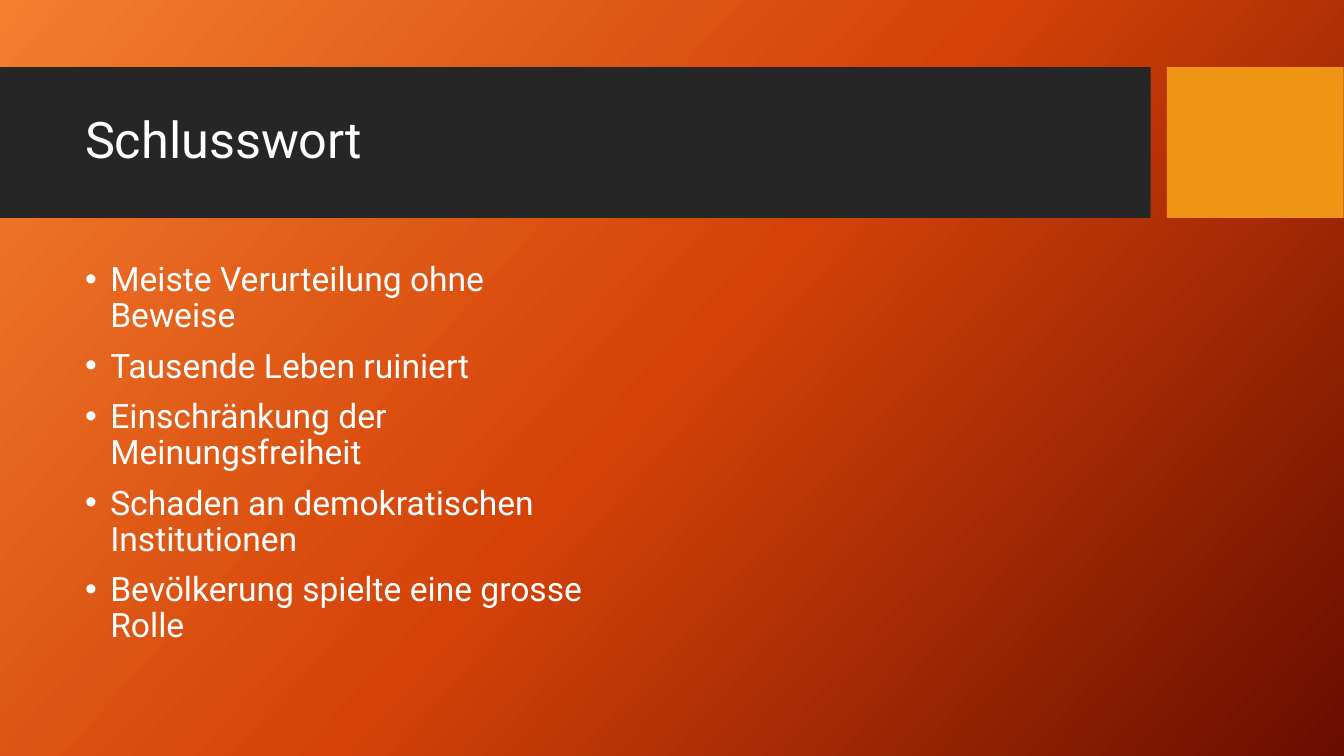
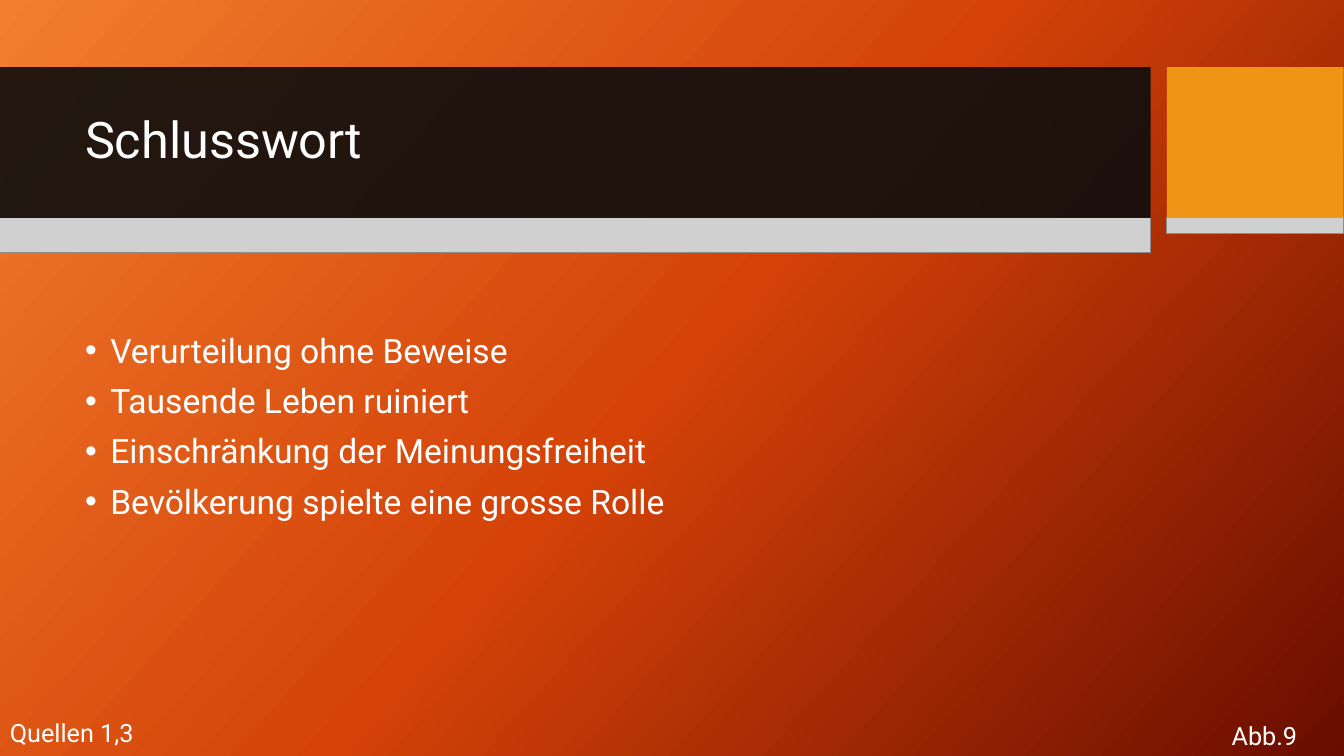
Before and after one commit to AkazeX/Schule, a slide deck: slide 10 of BM/Geschichte/McCathyismus/McCarthyismus.pptx (slide 11 before the commit). Drawn at 1344x756 pixels with LibreOffice and Linux fonts; fonts in the diff are those of the drawing; grey boxes stand for pictures; background and template pictures are left out. Boxes give left, top, right and bottom in pixels: in the first picture for what was removed or moved away, otherwise in the second. Text is boxed around its words. In the diff, an @@ line names an element or a change of style, - is before the commit and + after.

```diff
--- a/BM/Geschichte/McCathyismus/McCarthyismus.pptx
+++ b/BM/Geschichte/McCathyismus/McCarthyismus.pptx
@@ rectangle added at bbox=[0, 0, 1344, 756], fill gradient #F18031 to #D54209 to #6A0D00 @@
@@ rectangle removed at bbox=[0, 68, 1150, 219] @@
@@ rectangle added at bbox=[0, 68, 1150, 219], fill #262626 @@
@@ rectangle added at bbox=[0, 68, 1150, 219], fill #0D0D0D at 90% opacity @@
@@ rectangle removed at bbox=[1168, 68, 1344, 219] @@
@@ rectangle added at bbox=[1168, 68, 1344, 219], fill #F09415 @@
@@ picture added at bbox=[0, 217, 1150, 252] @@
@@ picture added at bbox=[1168, 218, 1344, 234] @@
@@ text "Verurteilung ohne Beweise" at bbox=[110, 337, 664, 521]: vertical alignment top to middle @@
@@ text at bbox=[110, 337, 508, 370]: text changed @@
-• Meiste Verurteilung ohne Beweise
+• Verurteilung ohne Beweise
@@ text at bbox=[110, 489, 533, 552]: paragraph removed @@
-• Schaden an demokratischen Institutionen
@@ text added at bbox=[10, 723, 133, 746], 18 pt, text #FFFFFF @@
+Quellen 1,3
@@ text added at bbox=[1232, 726, 1297, 746], 18 pt, text #FFFFFF @@
+Abb.9
```
Also in this commit, not shown: 6 other slides changed, 3 slides added, 2 slides removed, 1 other file.
